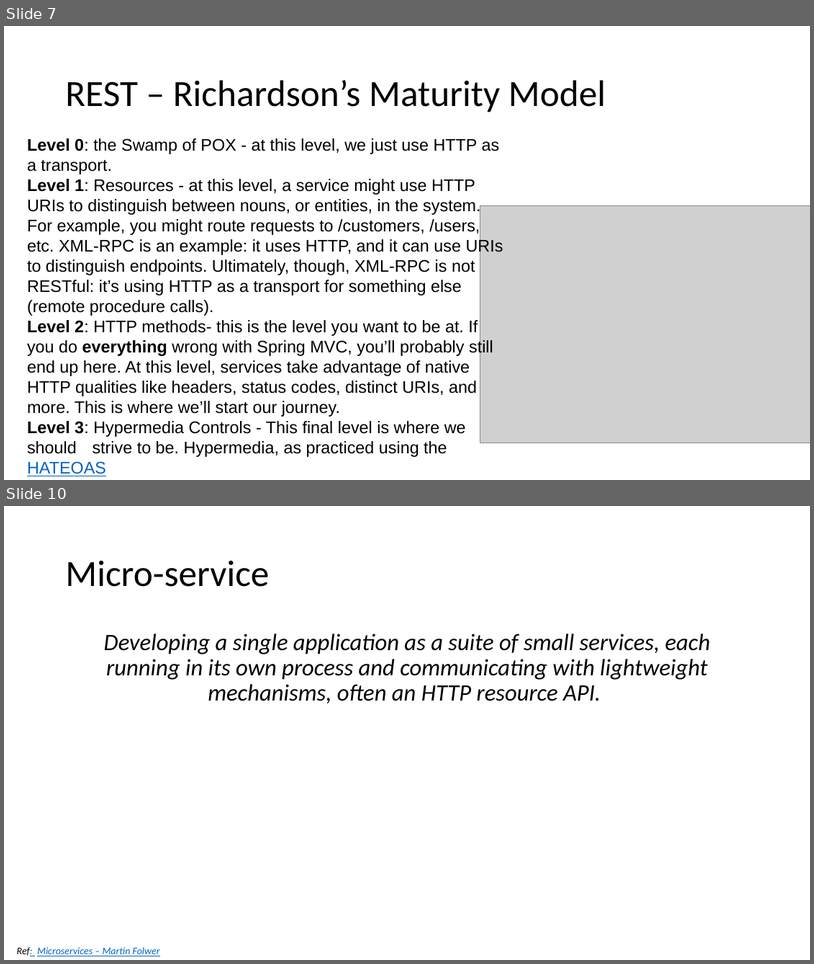
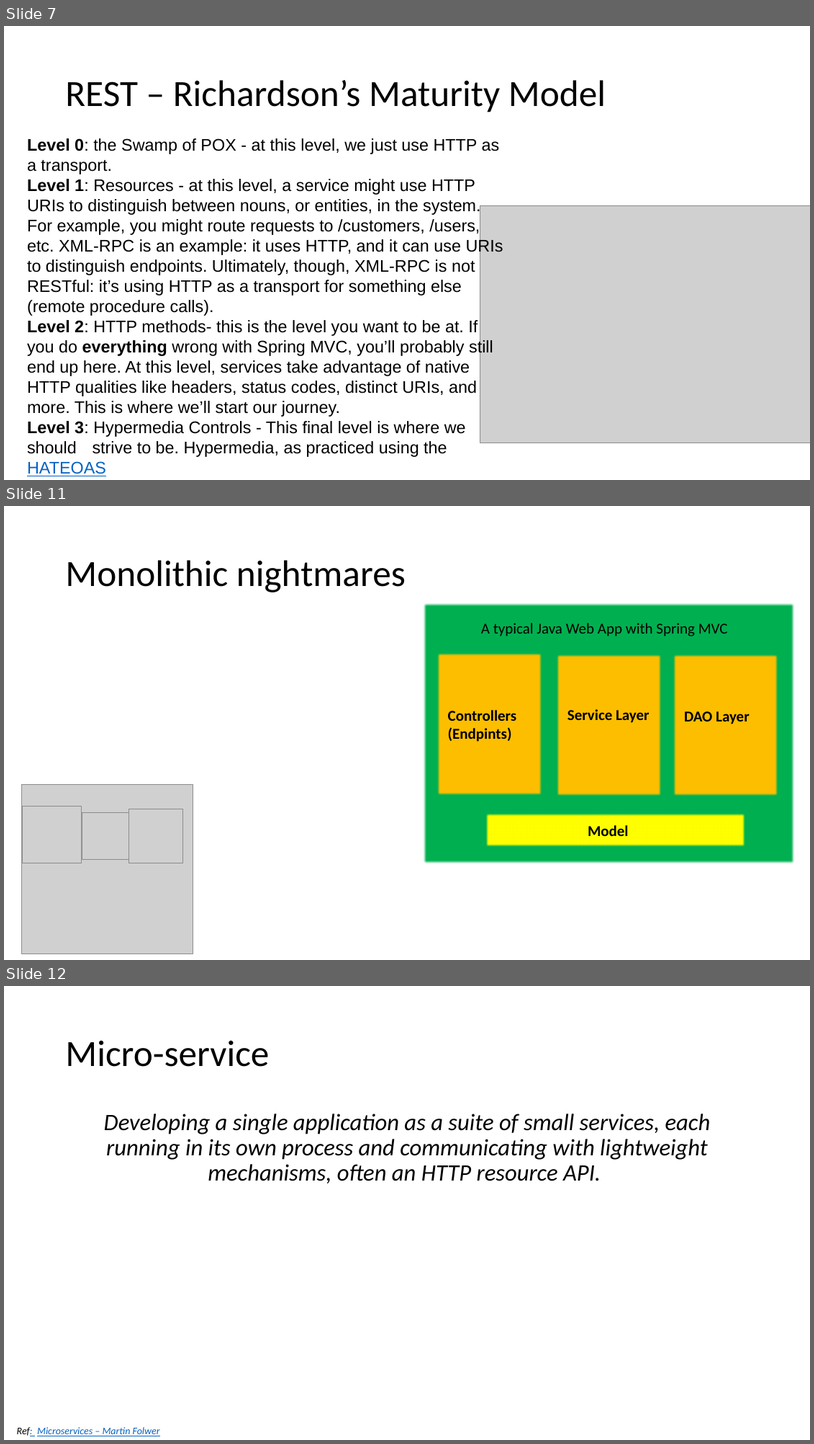
Before and after one commit to batchu/spring-boot-ujug, a slide deck: Spring Boot.pptx. Shown one above the other, each under a label of ours: slides 7 and 10 before the commit, slides 7, 11 and 12 after it; the slides between them are not shown. The pictures are 814x964 and 814x1444 pixels, drawn with LibreOffice and Linux fonts; fonts in the diff are those of the drawing; grey boxes stand for pictures. Boxes give left, top, right and bottom in pixels: in the first picture for what was removed or moved away, otherwise in the second. Text is boxed around its words. In the diff, an @@ line names an element or a change of style, - is before the commit and + after.

```diff
--- a/Spring Boot.pptx
+++ b/Spring Boot.pptx
@@ slide 11 added at <box>4,506,810,960</box>, background #FFFFFF @@
@@ title added at <box>65,560,406,592</box>, 44 pt, text #000000 @@
+Monolithic nightmares
@@ rectangle added at <box>423,602,795,863</box>, fill #00B050, outline #43739E 1 pt @@
@@ text added at <box>481,623,728,636</box>, 18 pt, text #000000 @@
+A typical Java Web App with Spring MVC
@@ rectangle added at <box>437,652,543,795</box>, fill #FFC000, outline #43739E 1 pt @@
@@ rectangle added at <box>557,654,662,796</box>, fill #FFC000, outline #43739E 1 pt @@
@@ rectangle added at <box>674,654,779,796</box>, fill #FFC000, outline #43739E 1 pt @@
@@ text added at <box>448,710,517,741</box>, 18 pt, text #000000, bold @@
+Controllers
+(Endpints)
@@ text added at <box>568,709,650,723</box>, 18 pt, text #000000, bold @@
+Service Layer
@@ text added at <box>684,711,750,724</box>, 18 pt, text #000000, bold @@
+DAO Layer
@@ picture added at <box>21,784,193,954</box> @@
@@ picture added at <box>22,806,82,864</box> @@
@@ picture added at <box>82,813,129,860</box> @@
@@ picture added at <box>129,809,183,863</box> @@
@@ rectangle added at <box>486,813,746,846</box>, fill #FFFF00, outline #43739E 1 pt @@
@@ text added at <box>588,825,629,836</box>, 18 pt, text #000000, bold @@
+Model
@@ what was slide 10 is now slide 12 @@
```
Also in this commit, not shown: 1 slide changed, 2 other slides added, 1 slide removed.
